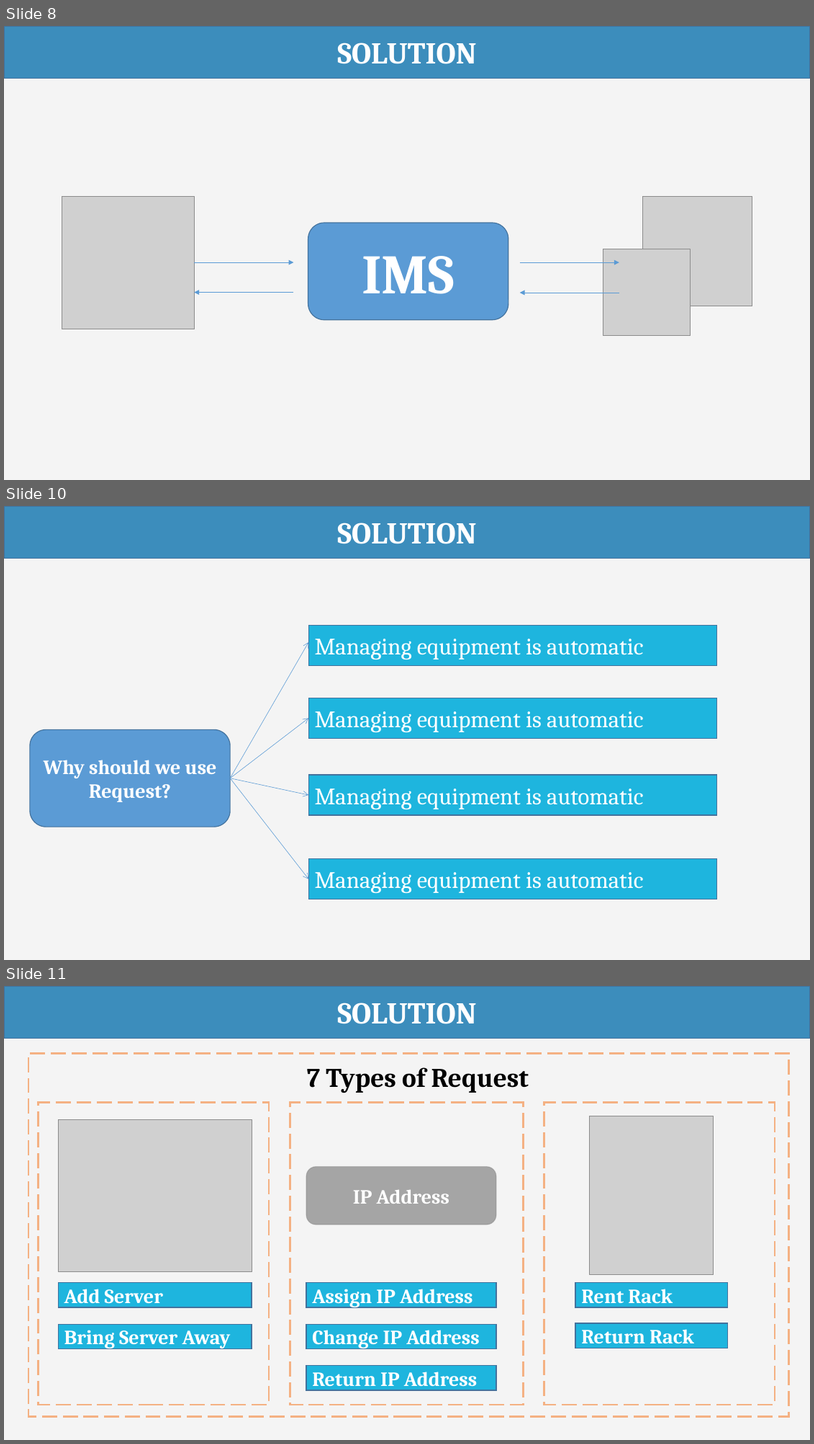
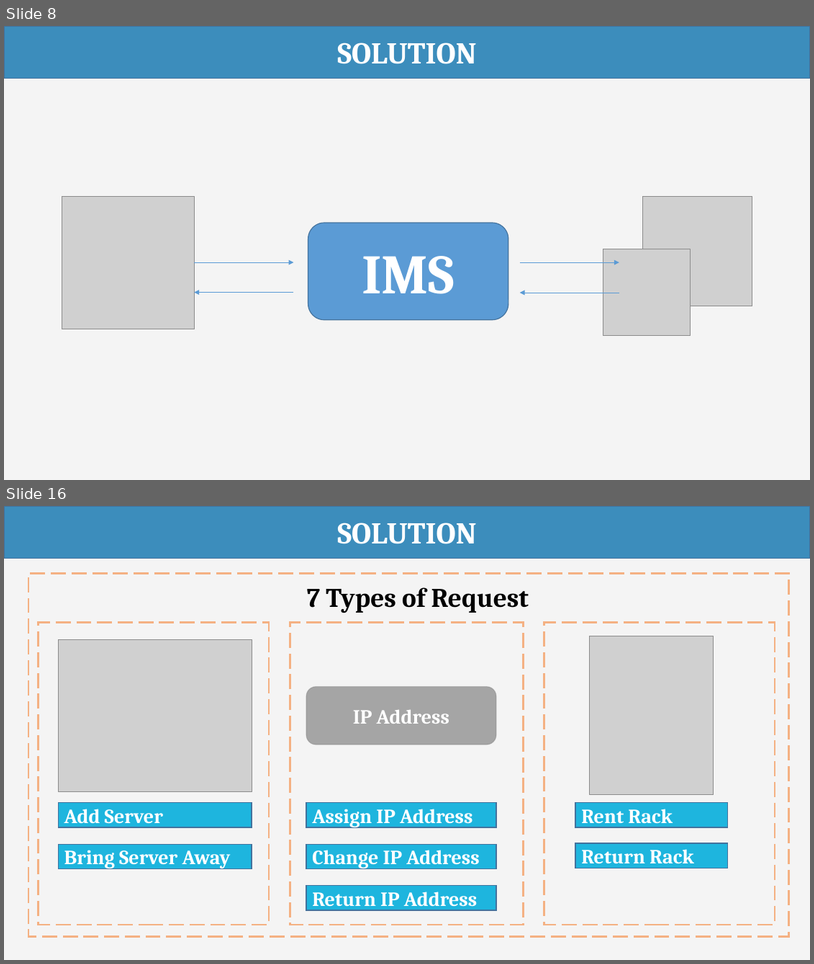
Before and after one commit to haltt051093/IMS-datacenter, a slide deck: Document/Presentation/IMS_20160407_Presentation.pptx. Shown one above the other, each under a label of ours: slides 8, 10 and 11 before the commit, slides 8 and 16 after it; the slides between them are not shown. The pictures are 814x1444 and 814x964 pixels, drawn with LibreOffice and Linux fonts; fonts in the diff are those of the drawing; grey boxes stand for pictures. Boxes give left, top, right and bottom in pixels: in the first picture for what was removed or moved away, otherwise in the second. Text is boxed around its words. In the diff, an @@ line names an element or a change of style, - is before the commit and + after.

```diff
--- a/Document/Presentation/IMS_20160407_Presentation.pptx
+++ b/Document/Presentation/IMS_20160407_Presentation.pptx
@@ slide 10 removed at bbox=[4, 506, 810, 960], background #F4F4F4 @@
@@ rectangle removed at bbox=[4, 506, 810, 558] @@
-SOLUTION
@@ rectangle removed at bbox=[309, 626, 718, 666] @@
-Managing equipment is automatic
@@ arrow removed from (230, 778) to (309, 642) @@
@@ rectangle removed at bbox=[309, 698, 718, 739] @@
-Managing equipment is automatic
@@ arrow removed from (230, 778) to (309, 718) @@
@@ rounded rectangle removed at bbox=[30, 729, 230, 826] @@
-Why should we use Request?
@@ arrow removed from (230, 778) to (309, 795) @@
@@ arrow removed from (230, 778) to (309, 879) @@
@@ rectangle removed at bbox=[309, 775, 718, 815] @@
-Managing equipment is automatic
@@ rectangle removed at bbox=[309, 859, 718, 899] @@
-Managing equipment is automatic
@@ what was slide 11 is now slide 16 @@
```
Also in this commit, not shown: 12 slides changed, 36 slides added, 7 other slides removed.
